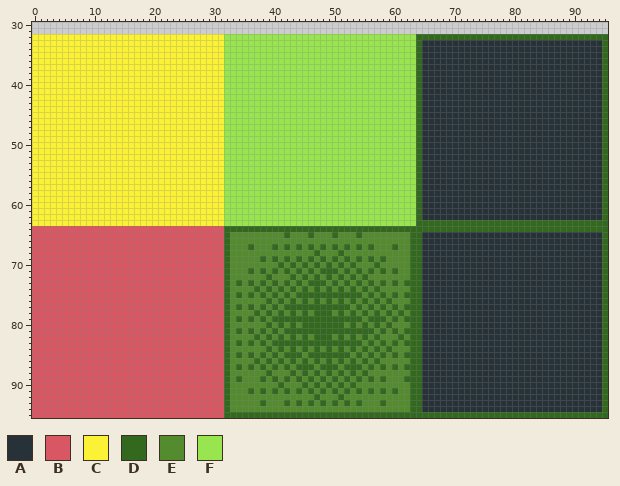
Two states of a pixel-art file, Assets/AnimationImporter-master/tiles/tile.ase. This is how it looked before the edit.
96x96 pixels, 1 frame. Shown: x 0..95, y 30..95.
Palette (. is transparent): A #263238  B #d95763  C #fbf236  D #33691e  E #558b2f  F #99e550
After the commit:
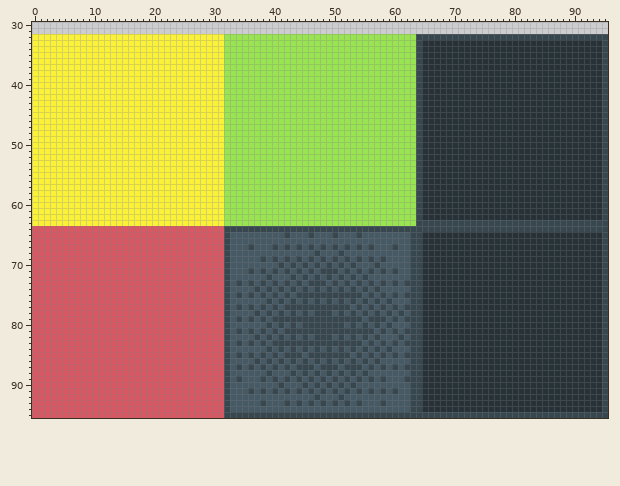
Diff:
@@ palette @@
-D #33691e
+D #37474f
-E #558b2f
+E #455a64
Changed places in both pictures, as pixel boxes (x1, y1, x2, y2):
changed: (224, 34, 608, 418)
